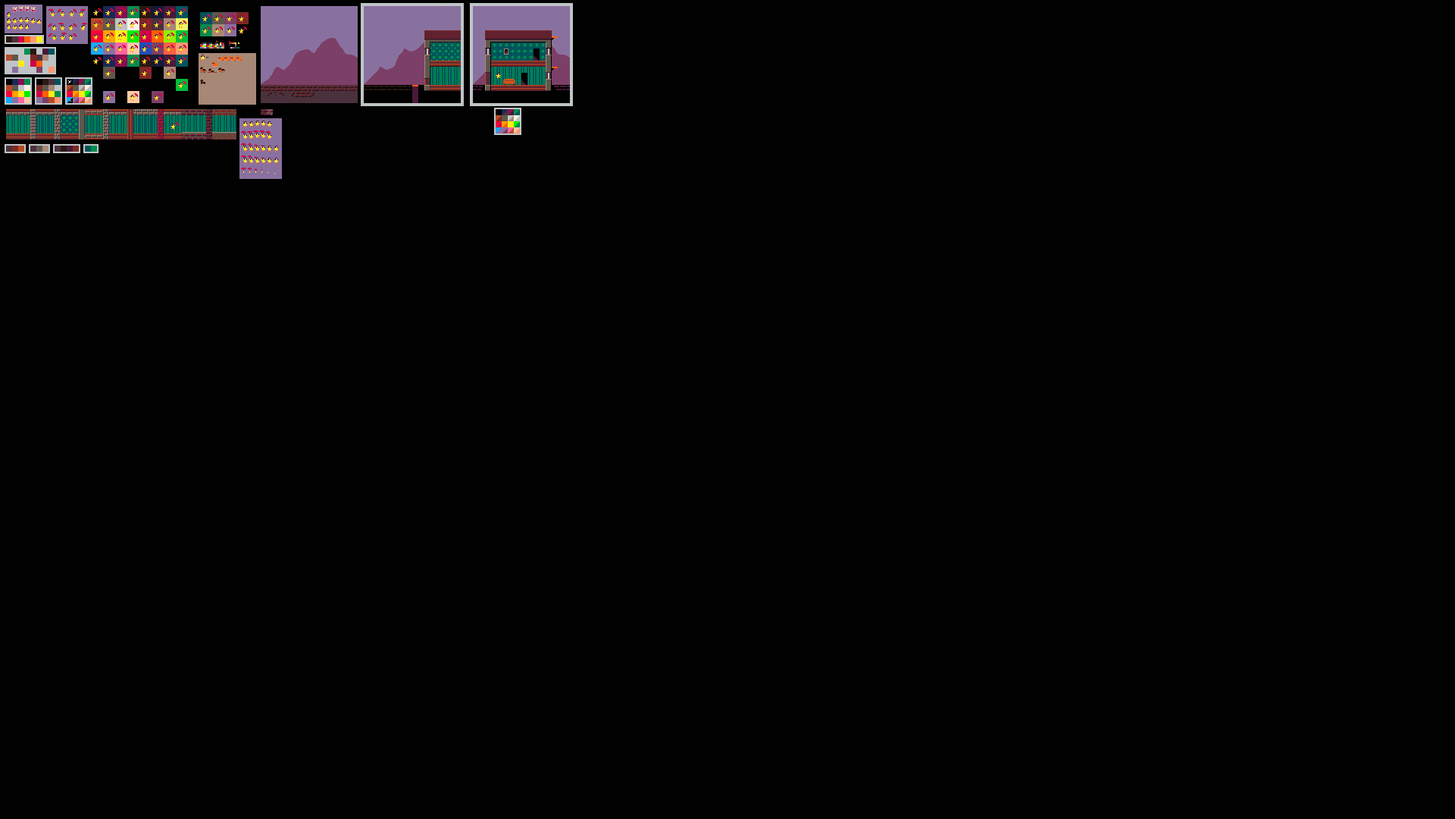
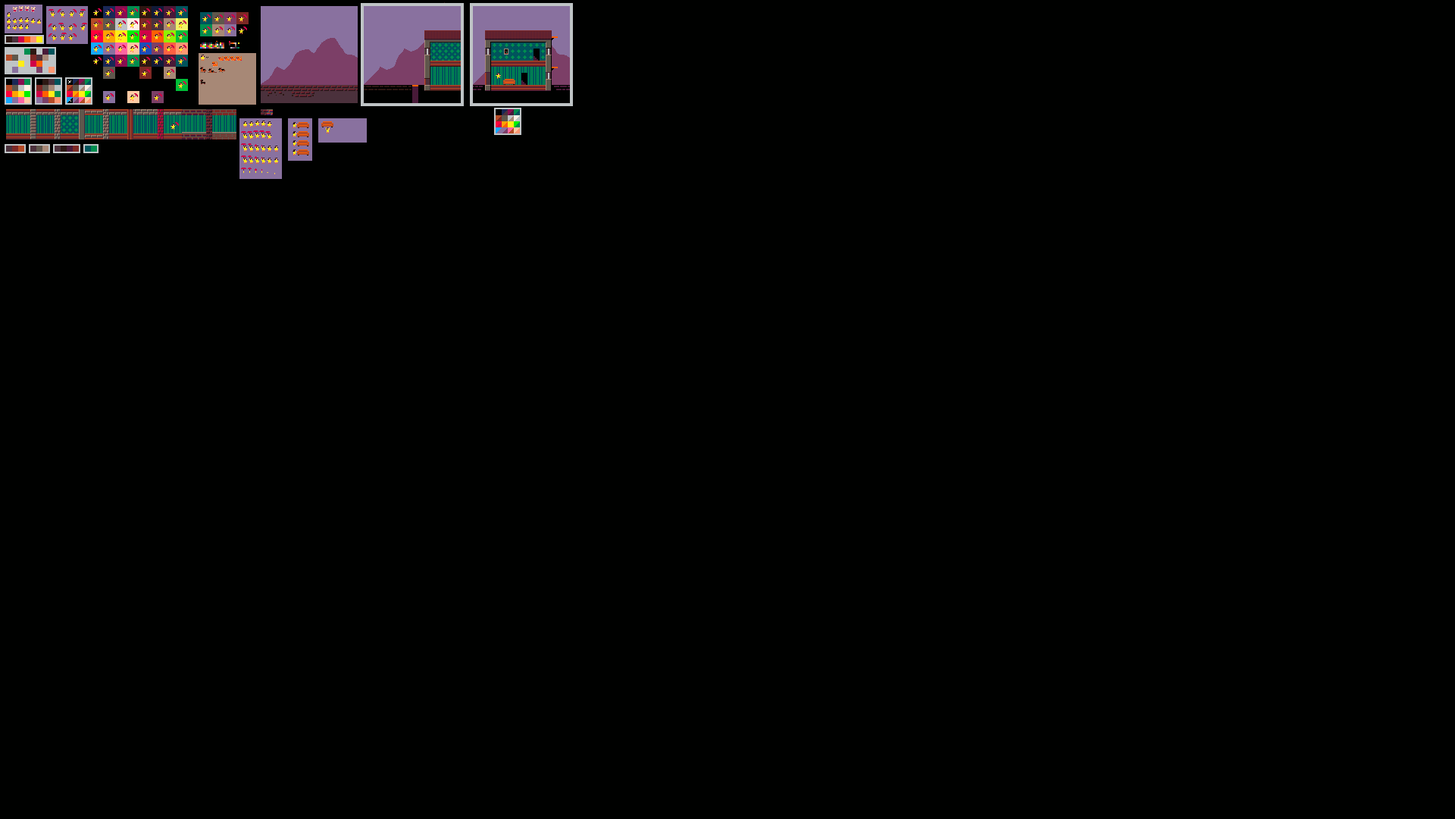
Comparing the layer stacks of the two 1455x819 images. Changes:
painted on "Background" over <box>288,118,367,161</box>
